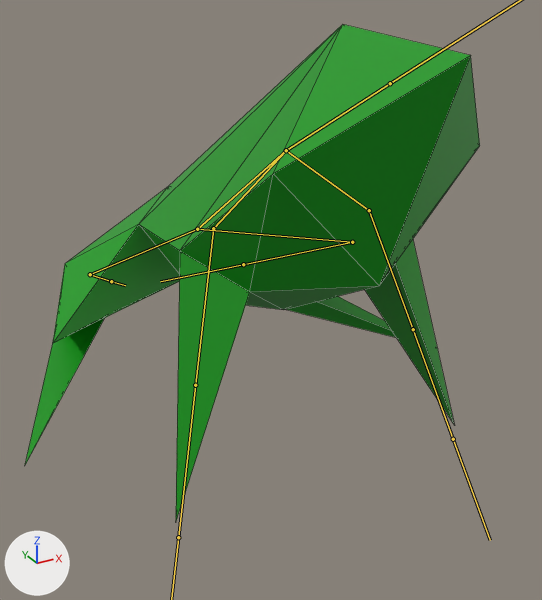
Renders of the FBX model ObjectFiles/Frog.fbx from each side of a commit.
Camera for both pictures: a 50 mm camera at (-0.505, -1.078, 0.617) aimed at (-0.021, -0.199, 0.178). Every picture has the same lights, and +X, +Y and +Z are marked at lower left. The bones that bend it are drawn over the model as lines. Mesh edges are drawn as thin lines.

The first picture shows 'rana60.001'.
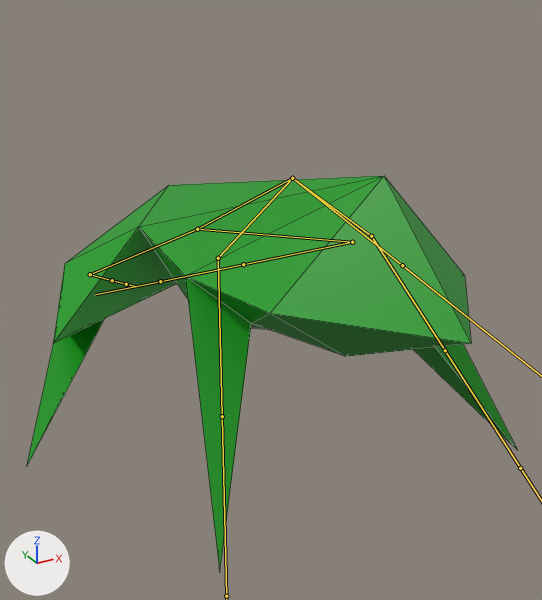
The newer file adds an action. The first version stands in its rest pose; the second is drawn at frame 6 of the action 'Armature|Shooty'.

Where the change shows, as pixel boxes [x1, y1, x2, y2] in the pictures (542 x 600 px):
```json
{"object": "rana60.001", "change": "posed", "before": [25, 24, 480, 520], "after": [27, 176, 517, 570], "on screen": "8% wider, 21% shorter"}
{"bone": "Bone", "before": "(197, 229) to (286, 150)", "after": "(197, 229) to (292, 178)"}
{"bone": "Bone.001", "before": "(286, 150) to (390, 83)", "after": "(292, 178) to (402, 265)"}
{"bone": "Bone.003", "before": "(369, 210) to (413, 329)", "after": "(371, 236) to (445, 350)"}
{"bone": "Bone.005", "before": "(213, 228) to (195, 385)", "after": "(218, 258) to (222, 416)"}
```

Scene script edits in JSON lines:
```json
{"block": "bone_bone", "where": "bone_bone = bpy.data.objects['Armature'].pose.bones['Bone']"}
{"op": "set", "path": "bone_bone.rotation_quaternion", "old": "(1.0, 0.0, 0.0, 0.0)", "new": "(0.999, 0.05, -0.001, -0.001)", "note": "degrees (0, 0, 0) -> degrees (6, 0, 0)"}
{"block": "bone_bone_001", "where": "bone_bone_001 = bpy.data.objects['Armature'].pose.bones['Bone.001']  # child of 'Bone'"}
{"op": "set", "path": "bone_bone_001.rotation_quaternion", "old": "(1.0, 0.0, 0.0, 0.0)", "new": "(0.964, 0.265, -0.005, -0.013)", "note": "degrees (0, 0, 0) -> degrees (31, 0, -2)"}
{"block": "bone_bone_003", "where": "bone_bone_003 = bpy.data.objects['Armature'].pose.bones['Bone.003']  # child of 'Bone.002'"}
{"op": "set", "path": "bone_bone_003.rotation_quaternion", "old": "(1.0, 0.0, 0.0, 0.0)", "new": "(0.971, -0.042, -0.064, 0.228)", "note": "degrees (0, 0, 0) -> degrees (-6, -6, 27)"}
{"block": "bone_bone_005", "where": "bone_bone_005 = bpy.data.objects['Armature'].pose.bones['Bone.005']  # child of 'Bone.004'"}
{"op": "set", "path": "bone_bone_005.rotation_quaternion", "old": "(1.0, 0.0, 0.0, 0.0)", "new": "(0.97, 0.013, 0.065, -0.232)", "note": "degrees (0, 0, 0) -> degrees (0, 8, -27)"}
```
